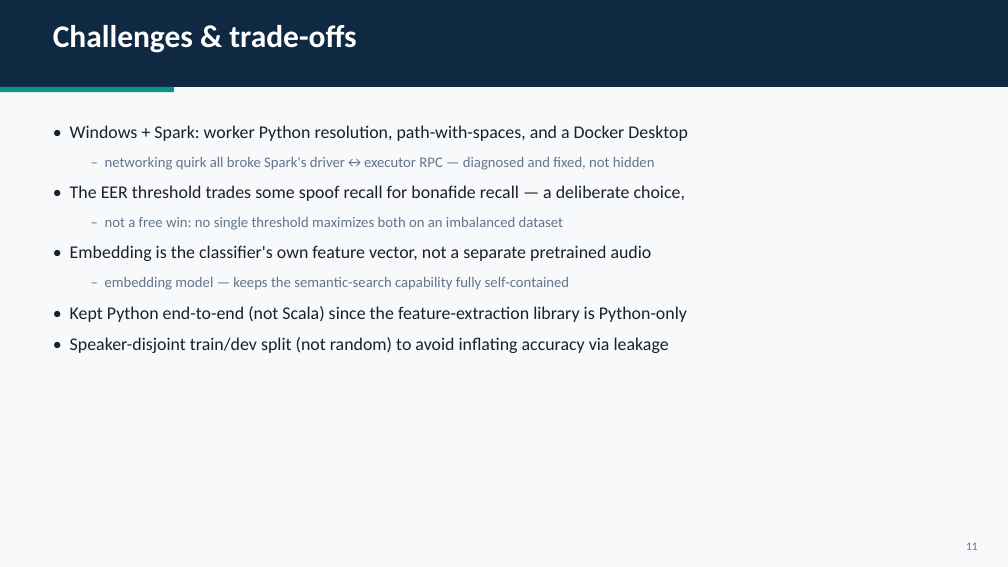
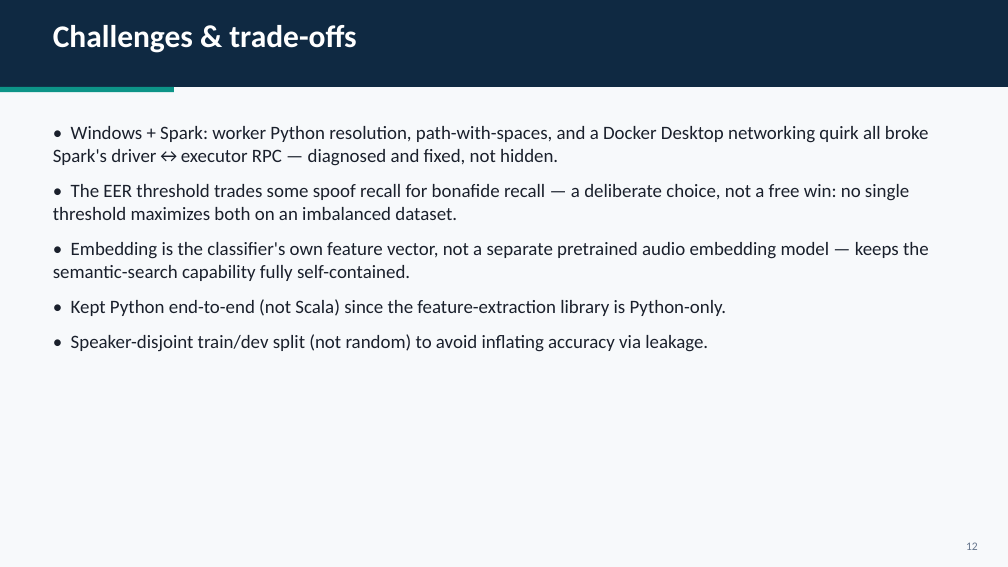
Before and after one commit to HadarBaum/asvspoof-voice-ai, a slide deck: slide 13 of docs/slides/slides.pptx (slide 12 before the commit). Drawn at 1008x567 pixels with LibreOffice and Linux fonts; fonts in the diff are those of the drawing. Boxes give left, top, right and bottom in pixels: in the first picture for what was removed or moved away, otherwise in the second. Text is boxed around its words. In the diff, an @@ line names an element or a change of style, - is before the commit and + after.

Commit message:
Fix bullet colorization bug, add clickable demo links, add EER explanation slide
- Fixed the real bug: add_bullets() was manually pre-wrapping long sentences
  by splitting them across two list entries and rendering the second half as
  a smaller, gray "sub-bullet" - so long points visually cut off mid-sentence
  with the tail end grayed out, for no actual hierarchical reason. Every
  slide's bullets are now single complete sentences in one consistent size
  and color; PowerPoint's own word-wrap (already enabled) handles long lines
  by wrapping onto a second line automatically - no manual splitting needed.

- Added a "How EER is calculated" slide (between the model-comparison and
  accuracy-paradox slides) walking through the actual algorithm: sweep every
  threshold, track false-acceptance vs. false-rejection rate, find where they
  cross - plus the real 4-line code snippet from train_classifier.py's
  compute_eer(), not a paraphrase.

- Added real clickable buttons (PowerPoint hyperlinks via click_action, not
  static images) on the Live Demo slide linking to localhost:5000/classify
  and /dashboard, plus one more on the closing slide linking to the demo
  root and a hyperlinked GitHub URL - actually openable in Slide Show mode
  when presenting from the machine running the app.

```diff
--- a/docs/slides/slides.pptx
+++ b/docs/slides/slides.pptx
@@ text at (53, 126, 929, 352): text changed; size 17 to 18 pt @@
-• Windows + Spark: worker Python resolution, path-with-spaces, and a Docker Desktop
-  – networking quirk all broke Spark's driver↔executor RPC — diagnosed and fixed, not hidden
-• The EER threshold trades some spoof recall for bonafide recall — a deliberate choice,
-  – not a free win: no single threshold maximizes both on an imbalanced dataset
-• Embedding is the classifier's own feature vector, not a separate pretrained audio
-  – embedding model — keeps the semantic-search capability fully self-contained
-• Kept Python end-to-end (not Scala) since the feature-extraction library is Python-only
-• Speaker-disjoint train/dev split (not random) to avoid inflating accuracy via leakage
+• Windows + Spark: worker Python resolution, path-with-spaces, and a Docker Desktop networking quirk all broke Spark's driver↔executor RPC — diagnosed and fixed, not hidden.
+• The EER threshold trades some spoof recall for bonafide recall — a deliberate choice, not a free win: no single threshold maximizes both on an imbalanced dataset.
+• Embedding is the classifier's own feature vector, not a separate pretrained audio embedding model — keeps the semantic-search capability fully self-contained.
+• Kept Python end-to-end (not Scala) since the feature-extraction library is Python-only.
+• Speaker-disjoint train/dev split (not random) to avoid inflating accuracy via leakage.
```
Also in this commit, not shown: 11 other slides changed, 1 slide added, 1 other file.
